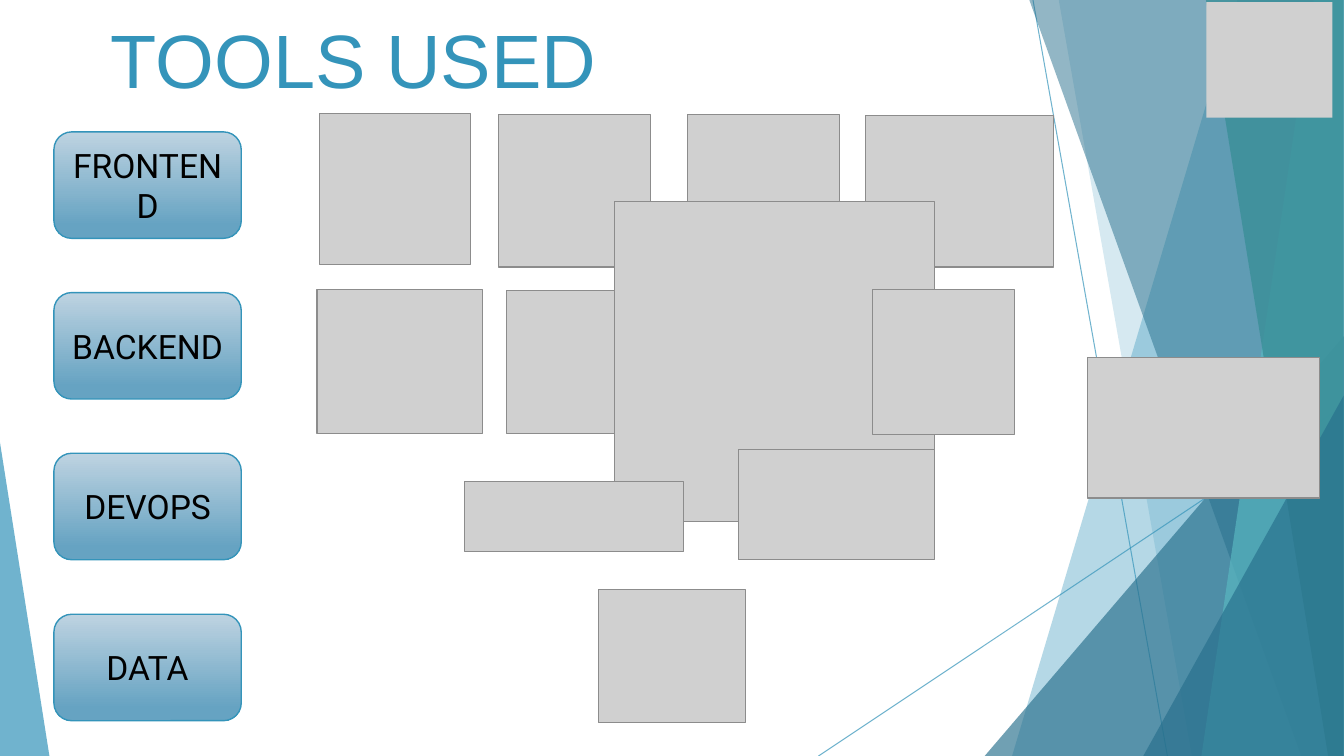
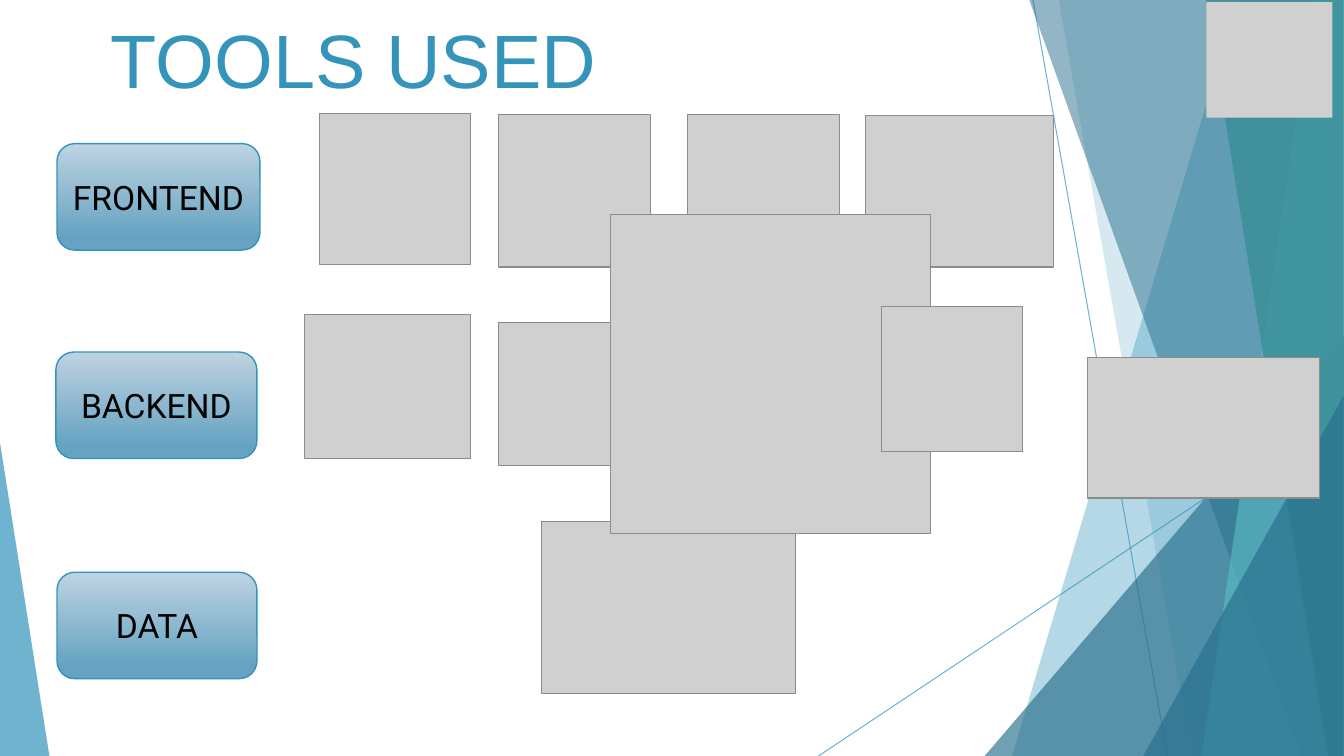
Before and after one commit to aspatil12/Final-ppt, a slide deck: slide 7 of shopFinal.pptx. Drawn at 1344x756 pixels with LibreOffice and Linux fonts; fonts in the diff are those of the drawing; grey boxes stand for pictures. Boxes give left, top, right and bottom in pixels: in the first picture for what was removed or moved away, otherwise in the second. Text is boxed around its words. In the diff, an @@ line names an element or a change of style, - is before the commit and + after.

```diff
--- a/shopFinal.pptx
+++ b/shopFinal.pptx
@@ rounded rectangle "FRONTEND": place and size @@
-rounded rectangle "FRONTEND" at [54, 132, 242, 239]
+rounded rectangle "FRONTEND" at [57, 143, 260, 250]
@@ picture: place and size @@
-picture at [615, 202, 935, 521]
+picture at [611, 215, 931, 534]
@@ picture: place and size @@
-picture at [318, 289, 483, 434]
+picture at [306, 315, 471, 459]
@@ picture: place and size @@
-picture at [506, 290, 677, 434]
+picture at [498, 323, 668, 466]
@@ picture: place and size @@
-picture at [873, 289, 1014, 435]
+picture at [881, 307, 1022, 452]
@@ rounded rectangle "BACKEND": place and size @@
-rounded rectangle "BACKEND" at [54, 292, 242, 399]
+rounded rectangle "BACKEND" at [55, 352, 256, 459]
@@ rounded rectangle removed at [54, 454, 242, 561] @@
-DEVOPS
@@ picture removed at [738, 450, 934, 560] @@
@@ picture removed at [465, 481, 685, 552] @@
@@ picture: place and size @@
-picture at [599, 590, 746, 723]
+picture at [541, 521, 796, 694]
@@ rounded rectangle "DATA": place and size @@
-rounded rectangle "DATA" at [54, 614, 242, 721]
+rounded rectangle "DATA" at [57, 573, 257, 680]
```
Also in this commit, not shown: 3 other slides changed, 3 slides added, 1 slide removed.
